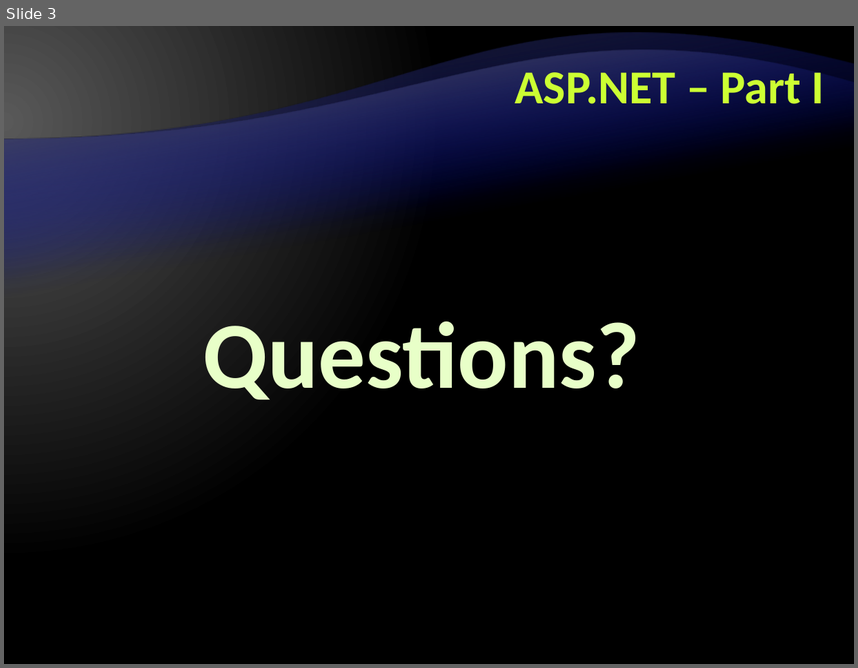
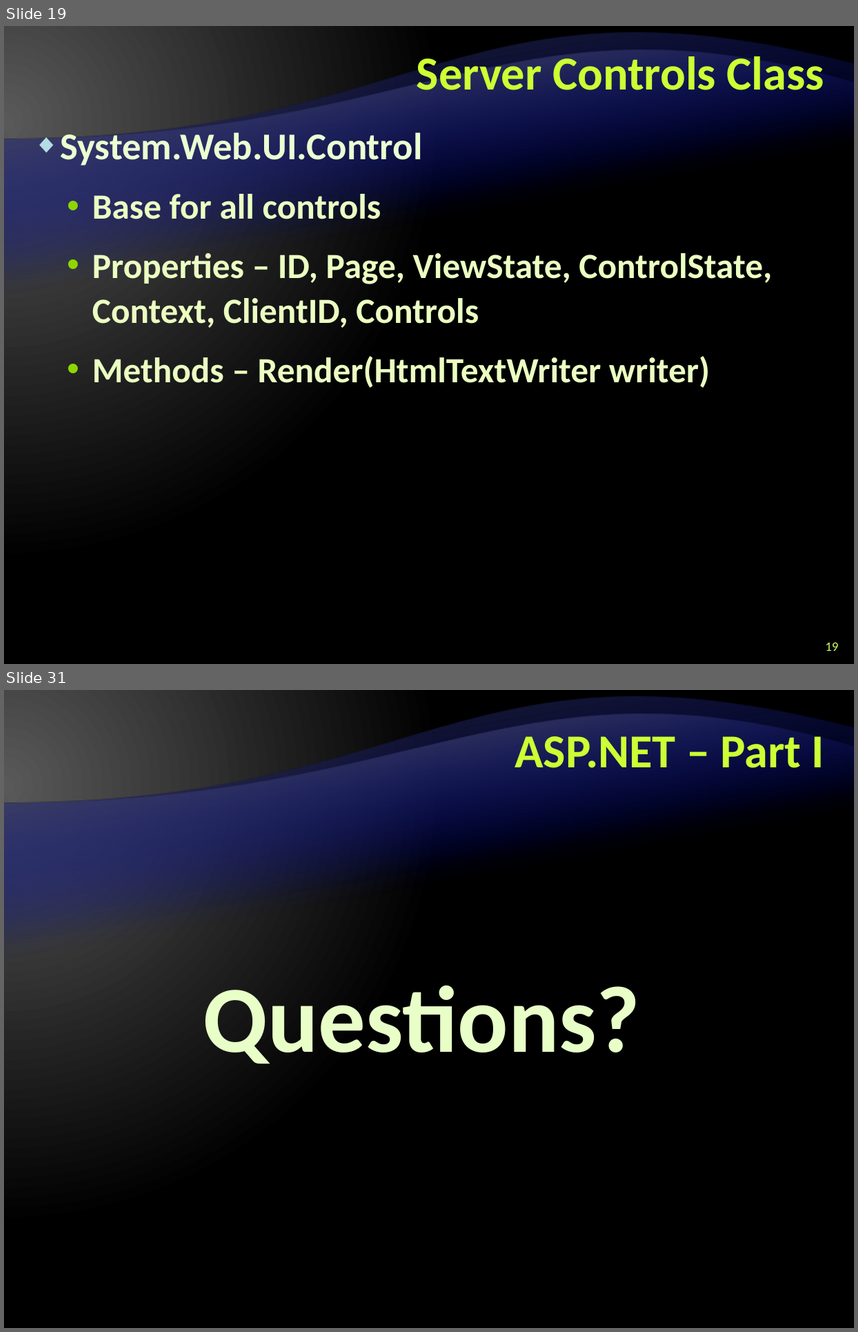
Before and after one commit to Graveheart/aspnetcourse, a slide deck: lectures/8. ASP.NET – Part I.pptx. Shown one above the other, each under a label of ours: slide 3 before the commit, slides 19 and 31 after it; the slides between them are not shown. The pictures are 858x668 and 858x1332 pixels, drawn with LibreOffice and Linux fonts; fonts in the diff are those of the drawing; background and template pictures are left out. Boxes give left, top, right and bottom in pixels: in the first picture for what was removed or moved away, otherwise in the second. Text is boxed around its words. In the diff, an @@ line names an element or a change of style, - is before the commit and + after.

```diff
--- a/lectures/8. ASP.NET – Part I.pptx
+++ b/lectures/8. ASP.NET – Part I.pptx
@@ slide 19 added at [4,26,854,664], background gradient #595959 to #000000; not listed: 2 template elements that a slide beside it also shows @@
@@ title added at [417,50,824,90], 40 pt, text #CCFF33, bold @@
+Server Controls Class
@@ text added at [60,127,772,388], 30 pt, text #EBFFC2, bold @@
+◆ System.Web.UI.Control
+  • Base for all controls
+  • Properties – ID, Page, ViewState, ControlState, Context, ClientID, Controls
+  • Methods – Render(HtmlTextWriter writer)
@@ page number added at [825,641,838,650], 11 pt, text #CCFF66 @@
+19
@@ what was slide 3 is now slide 31 @@
```
Also in this commit, not shown: 2 slides changed, 28 other slides added.
